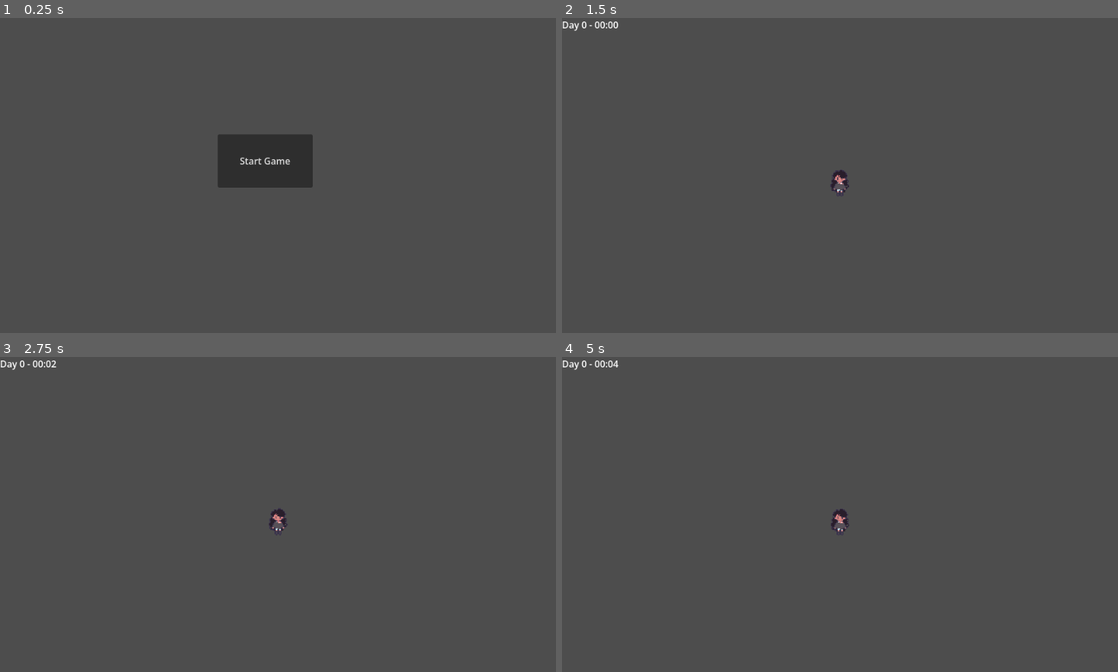
Above: before the commit, frames 1-4 (two rows, left to right).
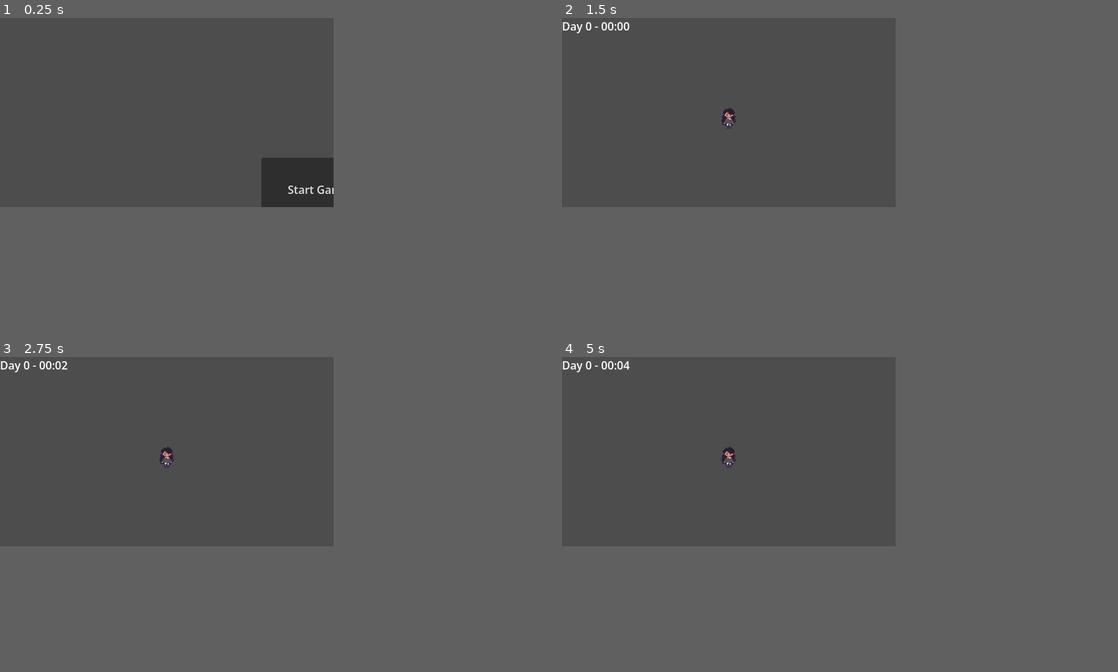
Above: after the commit, the same moments.

Repository: seronolin/Sleepish
Game: Godot game, scene res://assets/core/scenes/main_menu.tscn
The game is run twice, just before and just after one commit, with the same random seed, the same clock (stepped at 60 frames per second) and the same inputs.
Inputs (mouse positions are in pixels of both pictures, inside the frame that each line leads up to):
- Up to frame 1 (0.25 s): no input
- Up to frame 2 (1.5 s): click "Start Game" at 0.5 s; tap Enter at 1.25 s; move the mouse to (962, 159) at 1.27 s; hold D (move_right) from 1.28 s (still down); click (962, 159) at 1.35 s
- Up to frame 3 (2.75 s): keep holding D (move_right); tap Space (jump) at 1.52, 2, 2.27 s; move the mouse to (166, 530) at 2.02 s; right-click (166, 530) at 2.1 s
- Up to frame 4 (5 s): move the mouse to (895, 445) at 2.77 s; release D (move_right) at 2.78 s; hold A (move_left) 2.78-3.53 s; tap 1 at 2.85 s; tap Enter at 3.5 s; move the mouse to (812, 577) at 3.52 s; hold D (move_right) from 3.53 s (still down); tap 2 at 3.6 s; tap Space (jump) at 3.77, 4.25, 4.52 s; move the mouse to (1006, 561) at 4.27 s; tap 3 at 4.35 s
In our replay, the window is 800x453 before the commit and 480x272 after it. These sizes can differ from the game's own. Grey fills any space a smaller window leaves; there, only what the larger window draws over its background counts as a difference.

The runs differ from the first frame. In frame 1, 3.2% of the frame differs, in the area x 39-60%, y 37-61%; in frame 2, 0.5%; in frame 3, 0.5%; in frame 4, 0.5%.

Commit message:
Last Sync: 2026-08-30 21:25 (Mobile)

Diff:
--- a/assets/reality/scenes/player/reality_player.tscn
+++ b/assets/reality/scenes/player/reality_player.tscn
@@ -15,4 +15,3 @@
 [node name="AnimationPlayer" type="AnimationPlayer" parent="." unique_id=870544653]
 
 [node name="Camera2D" type="Camera2D" parent="." unique_id=567669474]
-zoom = Vector2(1.5, 1.5)
--- a/project.godot
+++ b/project.godot
@@ -32,8 +32,8 @@
 
 [display]
 
-window/size/viewport_width=960
-window/size/viewport_height=544
+window/size/viewport_width=480
+window/size/viewport_height=272
 window/size/always_on_top=true
 window/stretch/mode="viewport"
 window/stretch/aspect="keep_height"
